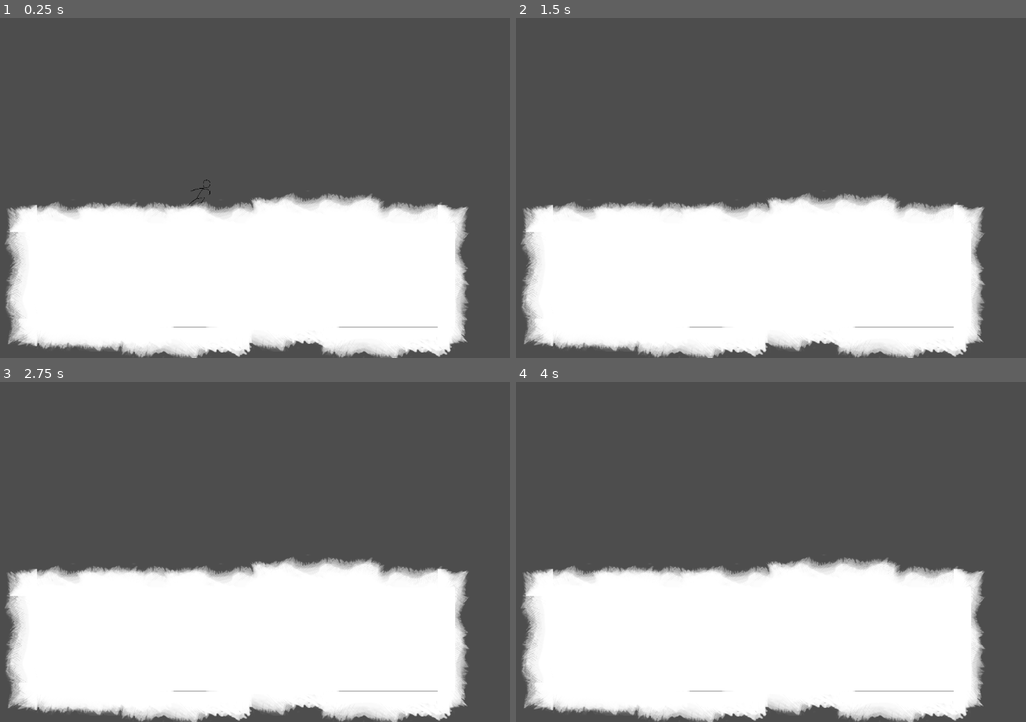
Above: before the commit, frames 1-4 (two rows, left to right).
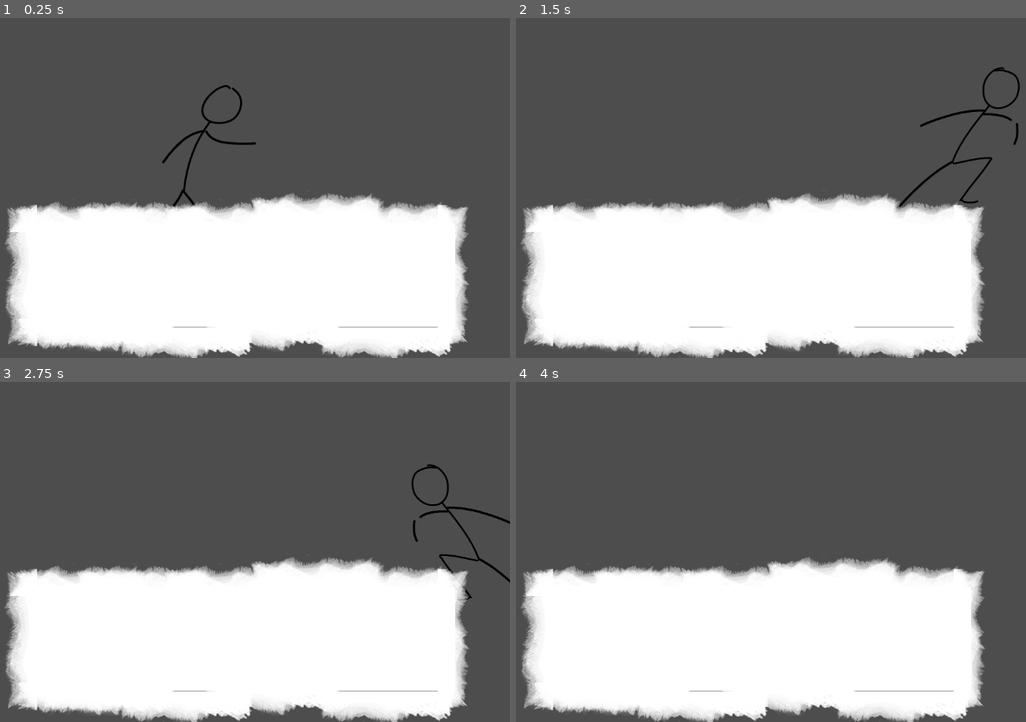
Above: after the commit, the same moments.

Repository: asger-finding/ddu-syds-droemmerejse
Game: Godot game, scene res://Root.tscn
The game is run twice, just before and just after one commit, with the same random seed, the same clock (stepped at 60 frames per second) and the same inputs.
Inputs:
- Up to frame 1 (0.25 s): no input
- Up to frame 2 (1.5 s): tap Enter (ui_accept) at 0.5, 0.6, 0.77, 1.07, 1.35 s; hold Right (ui_right) from 0.53 s (still down)
- Up to frame 3 (2.75 s): tap Enter (ui_accept) at 1.52, 1.82, 2.1 s; release Right (ui_right) at 2.03 s; hold Left (ui_left) from 2.03 s (still down)
- Up to frame 4 (4 s): release Left (ui_left) at 2.78 s; hold Right (ui_right) from 2.78 s (still down); tap Enter (ui_accept) at 2.85, 3.02, 3.32, 3.5, 3.6, 3.77 s

The runs differ from the first frame. In frame 1, 0.5% of the frame differs, in the area x 31-51%, y 19-56%; in frame 2, 0.6%, in the area x 74-99%, y 14-57%; in frame 3, 0.5%; in frame 4, nothing differs.

Commit message:
Feat: Updated animations and Roll

Diff:
--- a/game/Scenes/World-1.tscn
+++ b/game/Scenes/World-1.tscn
@@ -25,19 +25,19 @@
 "duration": 1.0,
 "texture": ExtResource("5_tu4k3")
 }],
-"loop": true,
+"loop": false,
 "name": &"Roll",
 "speed": 5.0
 }, {
 "frames": [{
 "duration": 1.0,
+"texture": ExtResource("8_6newq")
+}, {
+"duration": 1.0,
 "texture": ExtResource("6_tsdoj")
 }, {
 "duration": 1.0,
 "texture": ExtResource("7_i7i4w")
-}, {
-"duration": 1.0,
-"texture": ExtResource("8_6newq")
 }],
 "loop": true,
 "name": &"Run",
@@ -68,14 +68,13 @@
 [node name="Node2D" type="Node2D"]
 
 [node name="CharacterBody2D" type="CharacterBody2D" parent="."]
+scale = Vector2(5, 5)
 script = ExtResource("1_2f2ij")
 
 [node name="AnimatedSprite2D" type="AnimatedSprite2D" parent="CharacterBody2D"]
 scale = Vector2(0.2, 0.2)
 sprite_frames = SubResource("SpriteFrames_k5t3f")
 animation = &"Run"
-frame = 2
-frame_progress = 0.561324
 
 [node name="CollisionShape2D" type="CollisionShape2D" parent="CharacterBody2D"]
 position = Vector2(3, -6)
@@ -84,3 +83,5 @@
 
 [node name="TileMapLayer" type="TileMapLayer" parent="."]
 tile_set = SubResource("TileSet_t2xfb")
+
+[connection signal="animation_finished" from="CharacterBody2D/AnimatedSprite2D" to="CharacterBody2D" method="_on_animated_sprite_2d_animation_finished"]
--- a/game/Scripts/PlayerMovement.gd
+++ b/game/Scripts/PlayerMovement.gd
@@ -2,20 +2,30 @@
 
 var jump_count: int = 0
 const MAX_JUMPS := 2  # 1 = normal jump, 2 = double jump
+var is_rolling: bool = false
+var roll_velocity := 900  # Adjust for distance
+var roll_direction := 0    # -1 or 1
 
 func _physics_process(delta: float) -> void:
 	# Gravity
 	if not is_on_floor():
+		if jump_count <= 1:
+			jump_count=1
 		velocity.y += Global.Constants.GRAVITY * delta
 	else:
 		# Reset jump counter on landing
 		jump_count = 0
-
 	# Jump input
 	if Input.is_action_just_pressed("ui_accept"):
 		if is_on_floor() or jump_count < MAX_JUMPS:
 			velocity.y = Global.Constants.JUMP_VELOCITY
 			jump_count += 1
+			is_rolling=false
+	#locks horizontal movement if rolling
+	if is_rolling ==true:
+		velocity.x = roll_direction * roll_velocity
+		move_and_slide()
+		return
 
 	# Horizontal input
 	var direction := Input.get_axis("ui_left", "ui_right")
@@ -34,18 +44,46 @@
 			0,
 			Global.Constants.ACCELERATION * delta
 		)
+
 @onready var _animated_sprite = $AnimatedSprite2D
+
 
 func _process(_delta):
 	#movement animations
+	var moving = false
+	if is_rolling == true:
+		return
+	_animated_sprite.speed_scale = 1
+	_animated_sprite.play("Run")
+
+	if Input.is_action_just_pressed("ui_down") and is_on_floor():
+		is_rolling = true
+		_animated_sprite.speed_scale = 2
+		_animated_sprite.play("Roll")
+
+		# Set direction of roll
+		roll_direction = -1 if _animated_sprite.flip_h else 1
+		return  # Skip further animation updates this frame
+
+
 	if Input.is_action_pressed("ui_right"):
 		_animated_sprite.flip_h = false
+
 		_animated_sprite.play("Run")
-	if Input.is_action_pressed("ui_left"):
+		moving = true
+
+	elif Input.is_action_pressed("ui_left"):
 		_animated_sprite.flip_h = true
 		_animated_sprite.play("Run")
-	if Input.is_action_pressed("ui_down"):
-		_animated_sprite.play("Roll")
-	else:
+		moving = true
+
+
+	if not moving:
 		_animated_sprite.stop()
 	move_and_slide()
+
+func _on_animated_sprite_2d_animation_finished() -> void:
+	if _animated_sprite.animation == "Roll":
+		is_rolling = false
+		print("roll done :p")
+	pass # Replace with function body.
